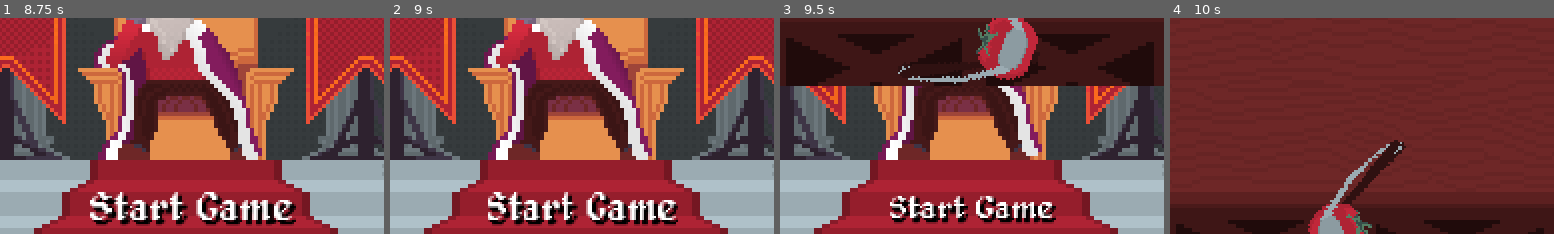
Above: before the commit, frames 1-4 (left to right).
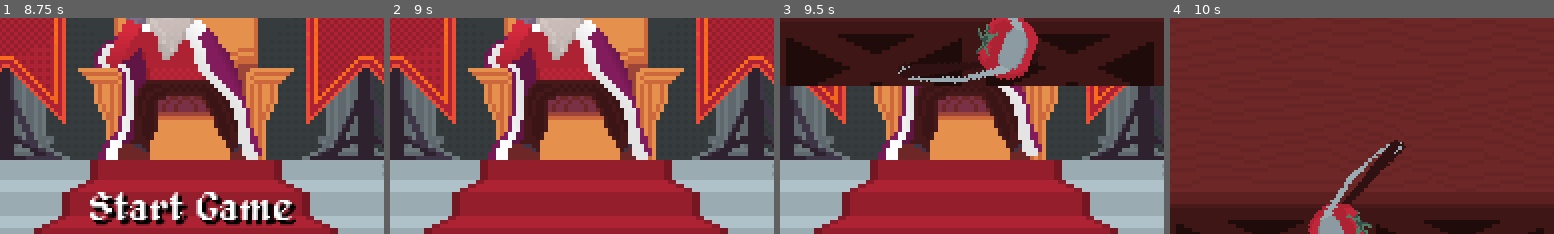
Above: after the commit, the same moments.

Repository: DevChimera/GGJ24
Game: Godot game, scene res://scenes/main/main.tscn
Same seed, same stepped clock (60 frames per second), same inputs: the game is played once before the commit and once after it.
Inputs:
- Up to frame 1 (8.75 s): tap Enter at 0.5, 2 s; tap Up (shoot) every 0.75 s from 0.6 to 8.1 s; tap Space at 1.25, 2.75 s
- Up to frame 2 (9 s): tap Up (shoot) at 8.85 s
- Up to frame 3 (9.5 s): no input
- Up to frame 4 (10 s): tap Up (shoot) at 9.6 s
The pictures show only the part of the screen within x 26-76%, y 41-91%; the shares and areas given below are measured in that part.

Frame 1 is identical in both runs. In frame 2, 5.0% of the frame differs, in the area x 25-75%, y 80-97%; in frame 3, 3.6%; in frame 4, nothing differs.

Commit message:
remove start button

Diff:
--- a/scenes/main/main.gd
+++ b/scenes/main/main.gd
@@ -30,6 +30,7 @@
 
 func select_minigames():
 	if intro:
+		self.find_child("StartButton").queue_free()
 		intro = false
 		menu.stop()
 		theme.play()
